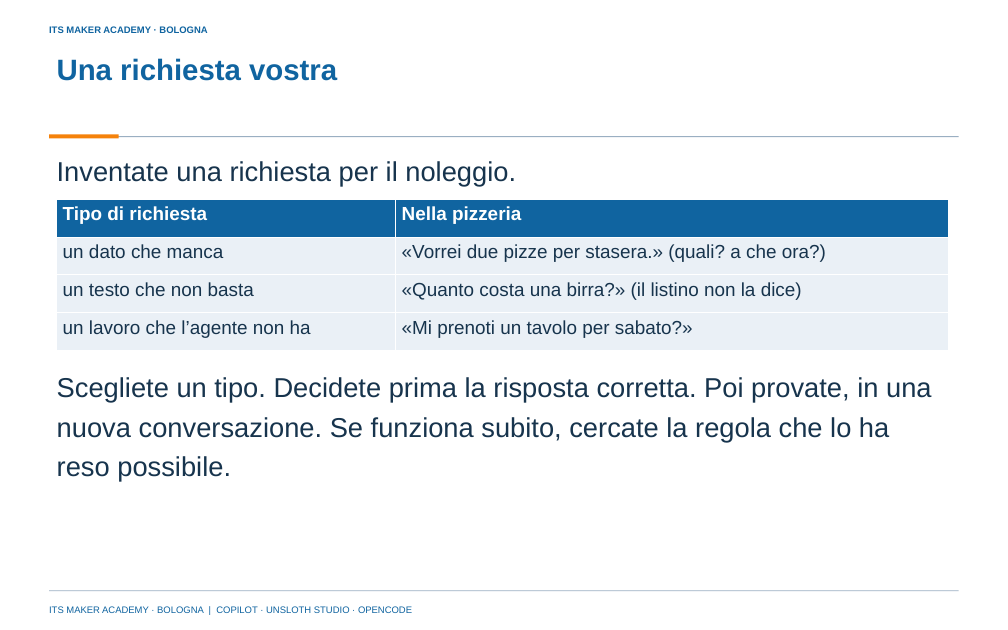
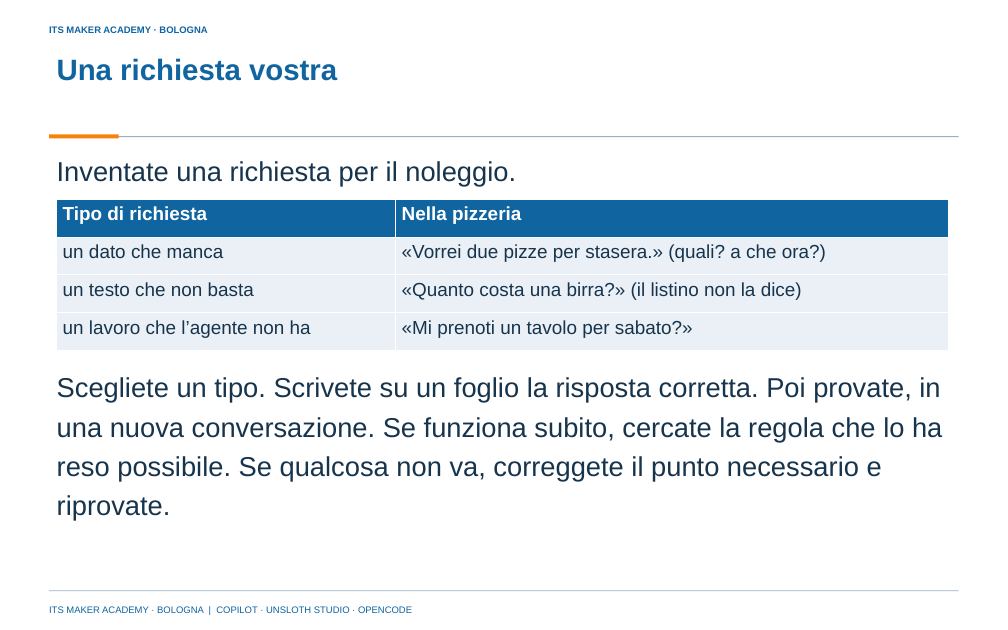
Before and after one commit to franzo9393/ITSCorso_UnslothStudio-Git, a slide deck: slide 19 of lezione 5 - coordinatore, Unsloth Studio e opencode/Lezione5_Coordinatore_Unsloth_Studio_e_opencode_ITS_MAKER.pptx (slide 18 before the commit). Drawn at 1008x630 pixels with LibreOffice and Linux fonts; fonts in the diff are those of the drawing; background and template pictures are left out. Boxes give left, top, right and bottom in pixels: in the first picture for what was removed or moved away, otherwise in the second. Text is boxed around its words. In the diff, an @@ line names an element or a change of style, - is before the commit and + after.

```diff
--- a/lezione 5 - coordinatore, Unsloth Studio e opencode/Lezione5_Coordinatore_Unsloth_Studio_e_opencode_ITS_MAKER.pptx
+++ b/lezione 5 - coordinatore, Unsloth Studio e opencode/Lezione5_Coordinatore_Unsloth_Studio_e_opencode_ITS_MAKER.pptx
@@ text at <box>57,377,942,520</box>: text changed @@
-Scegliete un tipo. Decidete prima la risposta corretta. Poi provate, in una nuova conversazione. Se funziona subito, cercate la regola che lo ha reso possibile.
+Scegliete un tipo. Scrivete su un foglio la risposta corretta. Poi provate, in una nuova conversazione. Se funziona subito, cercate la regola che lo ha reso possibile. Se qualcosa non va, correggete il punto necessario e riprovate.
```
Also in this commit, not shown: 20 other slides changed, 2 slides added, 1 slide removed, 12 other files.
